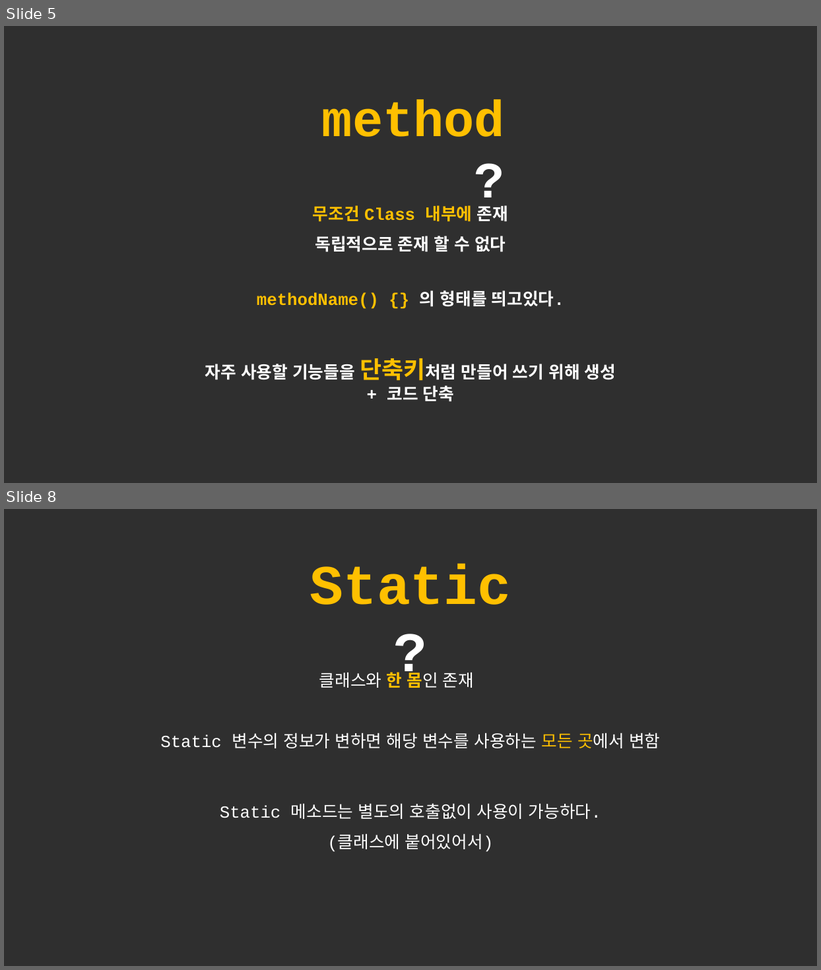
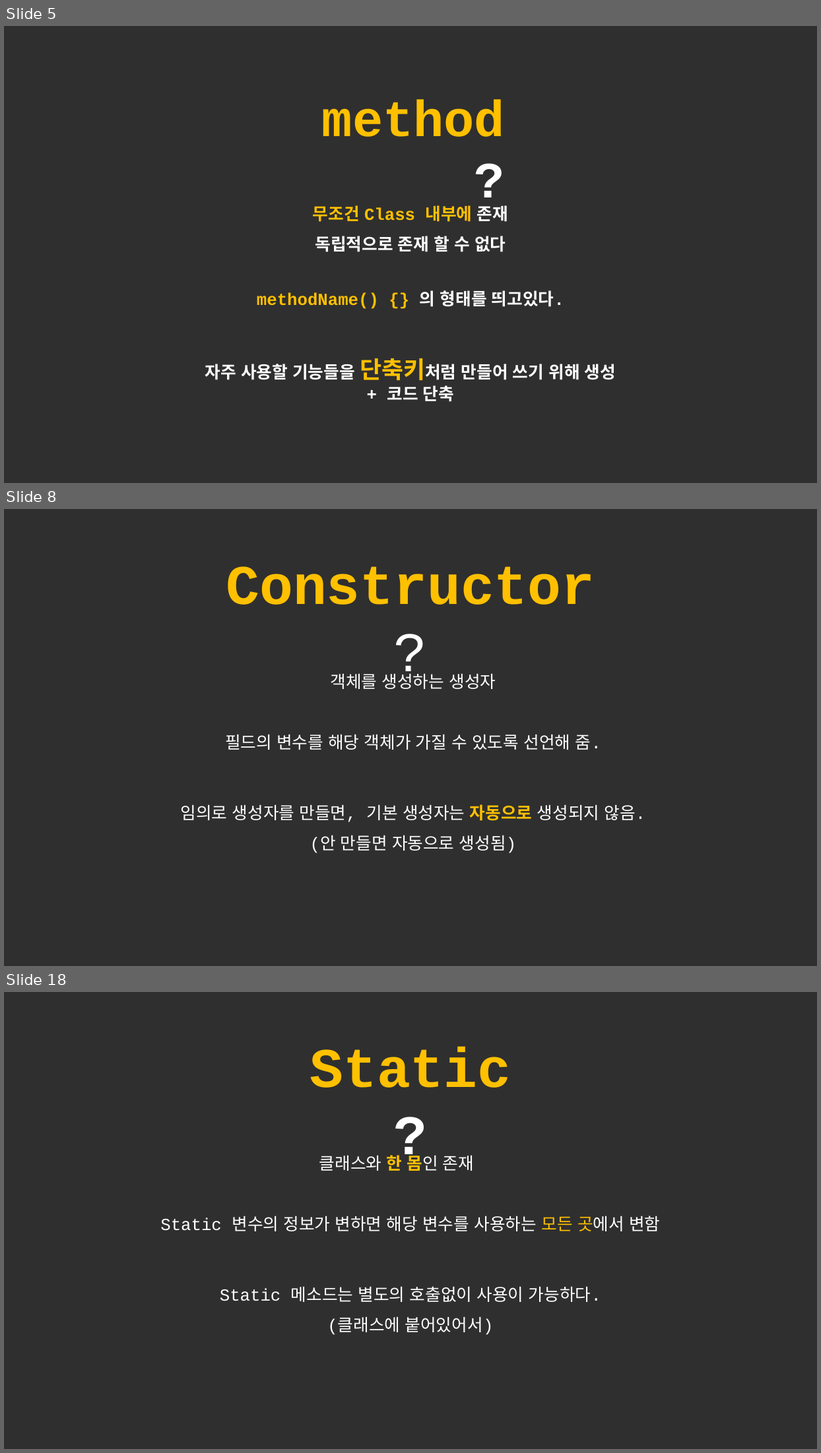
Before and after one commit to forwdevel/Full-Stack, a slide deck: 객체이론정리.pptx. Shown one above the other, each under a label of ours: slides 5 and 8 before the commit, slides 5, 8 and 18 after it; the slides between them are not shown. The pictures are 821x970 and 821x1453 pixels, drawn with LibreOffice and Linux fonts; fonts in the diff are those of the drawing. Boxes give left, top, right and bottom in pixels: in the first picture for what was removed or moved away, otherwise in the second. Text is boxed around its words. In the diff, an @@ line names an element or a change of style, - is before the commit and + after.

```diff
--- a/객체이론정리.pptx
+++ b/객체이론정리.pptx
@@ slide 8 added at <box>4,509,817,966</box>, background #2F2F2F @@
@@ text added at <box>226,566,595,605</box>, 66 pt, text #FFC000, bold @@
+Constructor?
@@ text added at <box>331,671,496,689</box>, 20 pt, text #FFFFFF @@
+객체를 생성하는 생성자
@@ text added at <box>225,734,601,750</box>, 20 pt, text #FFFFFF @@
+필드의 변수를 해당 객체가 가질 수 있도록 선언해 줌.
@@ text added at <box>181,805,646,854</box>, 20 pt, text #FFFFFF @@
+임의로 생성자를 만들면, 기본 생성자는 자동으로 생성되지 않음.
+(안 만들면 자동으로 생성됨)
@@ what was slide 8 is now slide 18 @@
```
Also in this commit, not shown: 2 slides changed, 9 other slides added, 1 slide removed.
